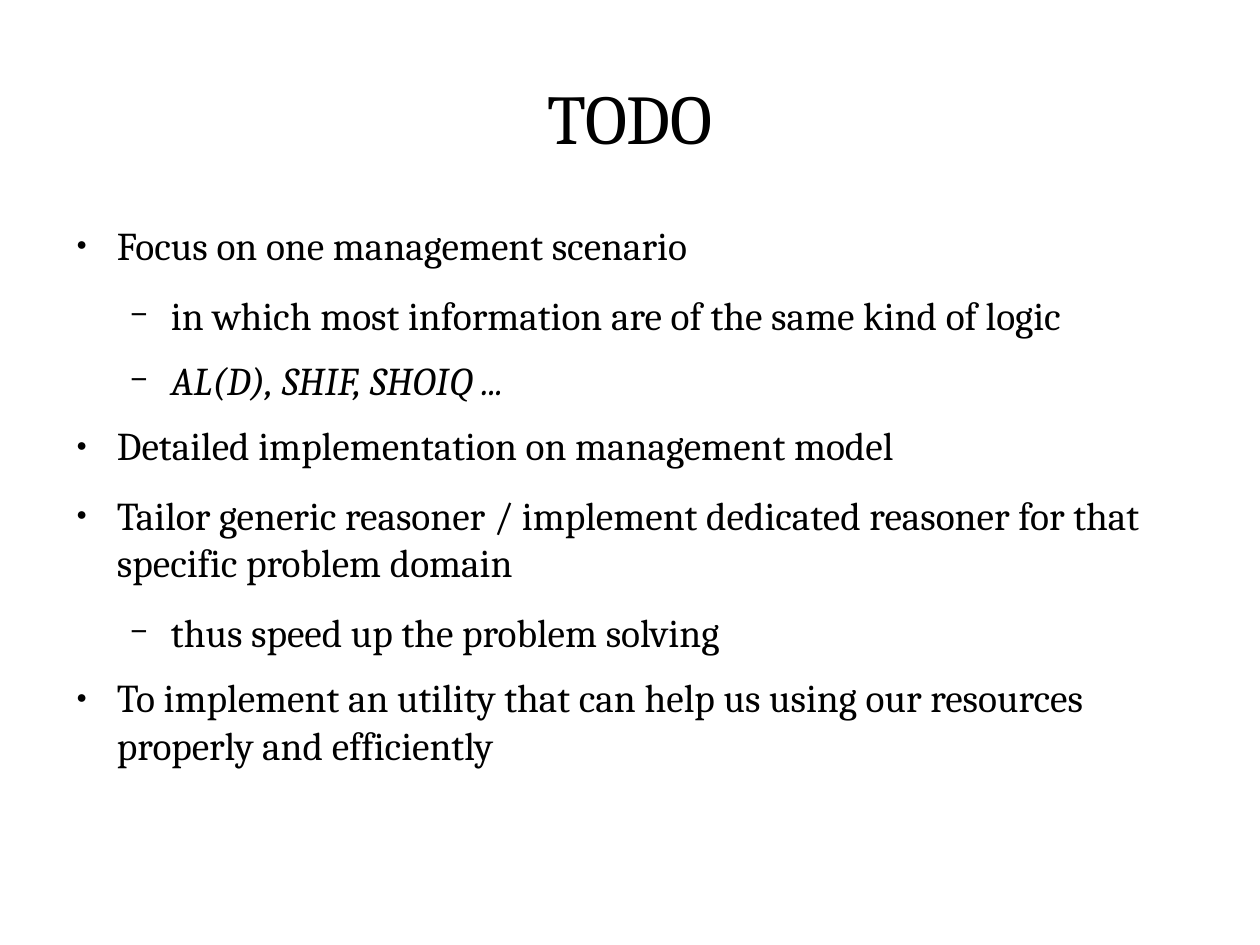
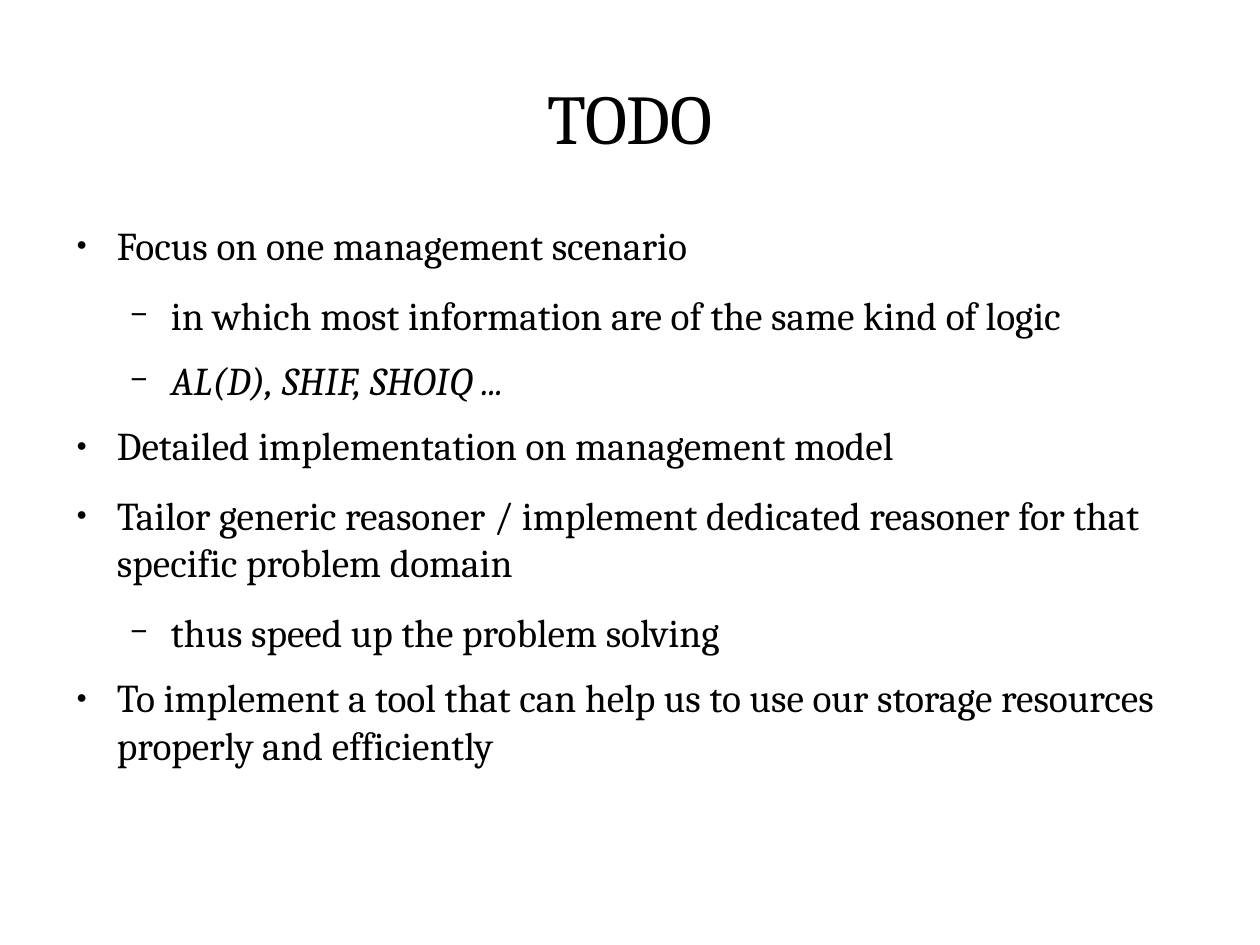
Before and after one commit to ShiZhan/fs-crawler, a slide deck: slide 12 of doc/oam.odp (slide 10 before the commit). Drawn at 1260x945 pixels with LibreOffice and Linux fonts; fonts in the diff are those of the drawing. Boxes give left, top, right and bottom in pixels: in the first picture for what was removed or moved away, otherwise in the second. Text is boxed around its words. In the diff, an @@ line names an element or a change of style, - is before the commit and + after.

```diff
--- a/doc/oam.odp
+++ b/doc/oam.odp
@@ text at (117,684,1154,769): text changed @@
-● To implement an utility that can help us using our resources properly and efficiently
+● To implement a tool that can help us to use our storage resources properly and efficiently
```
Also in this commit, not shown: 3 other slides changed, 2 slides added.
